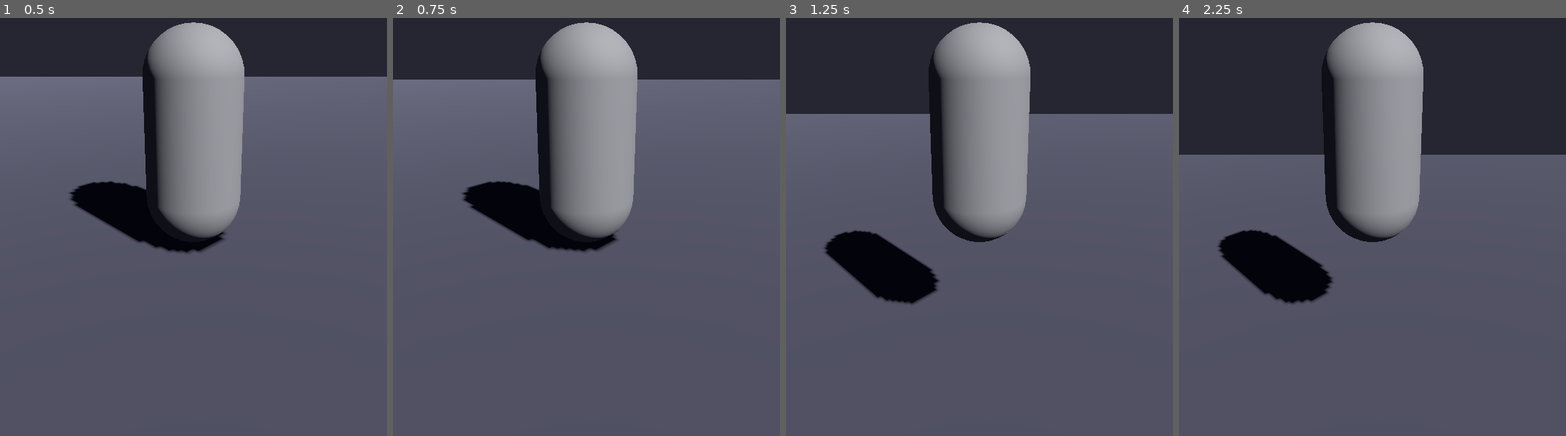
Above: before the commit, frames 1-4 (left to right).
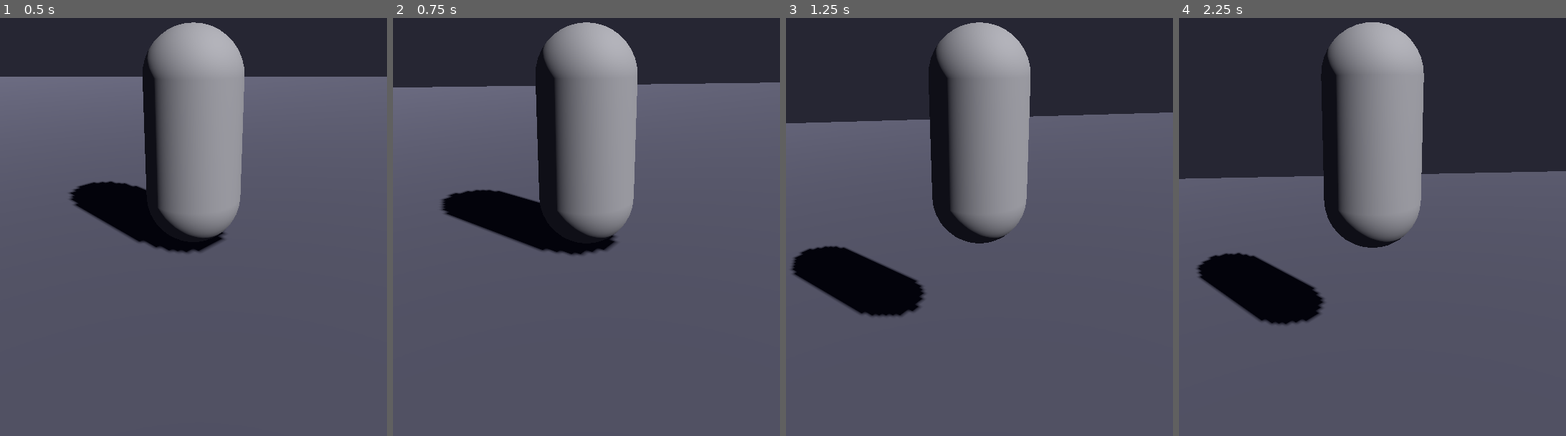
Above: after the commit, the same moments.

Repository: Aurelhopedro/AxevCrime
Game: Godot game, scene res://scenes/main.tscn
Same seed, same stepped clock (60 frames per second), same inputs: the game is played once before the commit and once after it.
Inputs (mouse positions are in pixels of both pictures, inside the frame that each line leads up to):
- Up to frame 1 (0.5 s): no input
- Up to frame 2 (0.75 s): move the mouse to (609, 147) at 0.52 s; hold W (move_forward) from 0.53 s (still down); hold Shift (run) from 0.53 s (still down)
- Up to frame 3 (1.25 s): keep holding W (move_forward); keep holding Shift (run); tap Space (jump) at 0.77, 0.8, 1.07 s
- Up to frame 4 (2.25 s): keep holding W (move_forward); move the mouse to (1353, 151) at 1.27 s; release Shift (run) at 1.28 s; tap Space (jump) at 1.35, 1.52, 1.82 s; tap Shift (run) at 1.55 s; move the mouse to (1380, 139) at 2.02 s; hold Shift (run) from 2.03 s (still down)

Frame 1 is identical in both runs. In frame 2, 3.9% of the frame differs, in the area x 0-100%, y 1-57%; in frame 3, 5.9%; in frame 4, 8.4%, in the area x 0-100%, y 1-74%.

Commit message:
feat: add touch input hooks and conditional mouse capture to player controller

Diff:
--- a/scripts/player_controller.gd
+++ b/scripts/player_controller.gd
@@ -1,29 +1,54 @@
 extends CharacterBody3D
 
 ## AXEV CRIME — PlayerController
-## Handles on-foot movement and prepares hooks for vehicle mode.
+## Handles on-foot movement, keyboard/mouse and touch input hooks.
 
 const WALK_SPEED    : float = 5.0
 const RUN_SPEED     : float = 10.0
 const JUMP_VELOCITY : float = 4.5
 const GRAVITY       : float = 9.8
 
-var is_in_vehicle   : bool  = false
+const MOUSE_SENSITIVITY : float = 0.003
+const CAM_PITCH_MIN     : float = -1.0   # radians
+const CAM_PITCH_MAX     : float = 0.5    # radians
 
-@onready var camera_pivot : Node3D   = $CameraPivot
-@onready var mesh          : Node3D   = $Mesh
+var is_in_vehicle : bool = false
+
+## Set by TouchController each frame; Vector2 normalised [-1,1].
+var touch_move_dir  : Vector2 = Vector2.ZERO
+## Set by TouchController; true while run button held.
+var touch_run       : bool    = false
+## Set by TouchController; true for one frame when jump button pressed.
+var touch_jump_requested : bool = false
+
+@onready var camera_pivot : Node3D = $CameraPivot
 
 func _ready() -> void:
-	Input.set_mouse_mode(Input.MOUSE_MODE_CAPTURED)
+	# Capture mouse only on desktop — not on web or mobile
+	if not OS.has_feature("web") and not OS.has_feature("mobile"):
+		Input.set_mouse_mode(Input.MOUSE_MODE_CAPTURED)
+
+func _unhandled_input(event: InputEvent) -> void:
+	if event is InputEventMouseMotion \
+			and Input.get_mouse_mode() == Input.MOUSE_MODE_CAPTURED:
+		camera_pivot.rotate_y(-event.relative.x * MOUSE_SENSITIVITY)
+		var current_pitch := camera_pivot.rotation.x
+		var new_pitch := clamp(
+			current_pitch - event.relative.y * MOUSE_SENSITIVITY,
+			CAM_PITCH_MIN, CAM_PITCH_MAX)
+		camera_pivot.rotation.x = new_pitch
 
 func _physics_process(delta: float) -> void:
 	if is_in_vehicle:
-		return  # vehicle logic handled separately
+		return
 
 	_apply_gravity(delta)
 	_handle_movement(delta)
 	_handle_jump()
 	move_and_slide()
+
+	# Reset one-shot touch flag after consuming it
+	touch_jump_requested = false
 
 func _apply_gravity(delta: float) -> void:
 	if not is_on_floor():
@@ -31,9 +56,10 @@
 
 func _handle_movement(delta: float) -> void:
 	var direction := _get_input_direction()
-	var speed     := RUN_SPEED if Input.is_action_pressed("run") else WALK_SPEED
+	var is_running := Input.is_action_pressed("run") or touch_run
+	var speed      := RUN_SPEED if is_running else WALK_SPEED
 
-	if direction:
+	if direction.length_squared() > 0.0:
 		velocity.x = direction.x * speed
 		velocity.z = direction.z * speed
 	else:
@@ -41,14 +67,27 @@
 		velocity.z = move_toward(velocity.z, 0.0, speed)
 
 func _handle_jump() -> void:
-	if Input.is_action_just_pressed("jump") and is_on_floor():
+	var jump_pressed := Input.is_action_just_pressed("jump") or touch_jump_requested
+	if jump_pressed and is_on_floor():
 		velocity.y = JUMP_VELOCITY
 
 func _get_input_direction() -> Vector3:
-	var input_dir := Input.get_vector("move_left", "move_right", "move_forward", "move_back")
-	var basis     := camera_pivot.global_transform.basis if camera_pivot else global_transform.basis
-	var forward   := -basis.z.normalized()
-	var right     := basis.x.normalized()
+	# Keyboard input
+	var kb_dir := Input.get_vector("move_left", "move_right", "move_forward", "move_back")
+
+	# Combine keyboard and touch — touch only active when no keyboard input
+	var input_dir : Vector2
+	if kb_dir.length_squared() > 0.0:
+		input_dir = kb_dir
+	else:
+		input_dir = touch_move_dir
+
+	if input_dir.length_squared() == 0.0:
+		return Vector3.ZERO
+
+	var basis   := camera_pivot.global_transform.basis if camera_pivot else global_transform.basis
+	var forward := -basis.z.normalized()
+	var right   := basis.x.normalized()
 	forward.y = 0.0
 	right.y   = 0.0
 	return (forward * -input_dir.y + right * input_dir.x).normalized()
